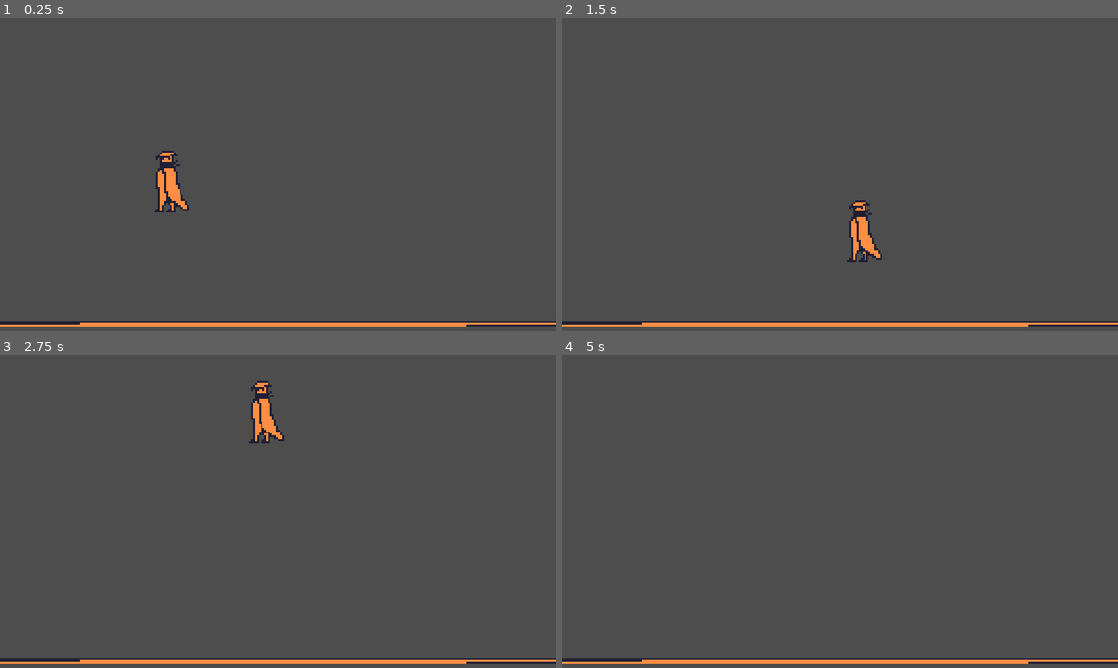
Above: before the commit, frames 1-4 (two rows, left to right).
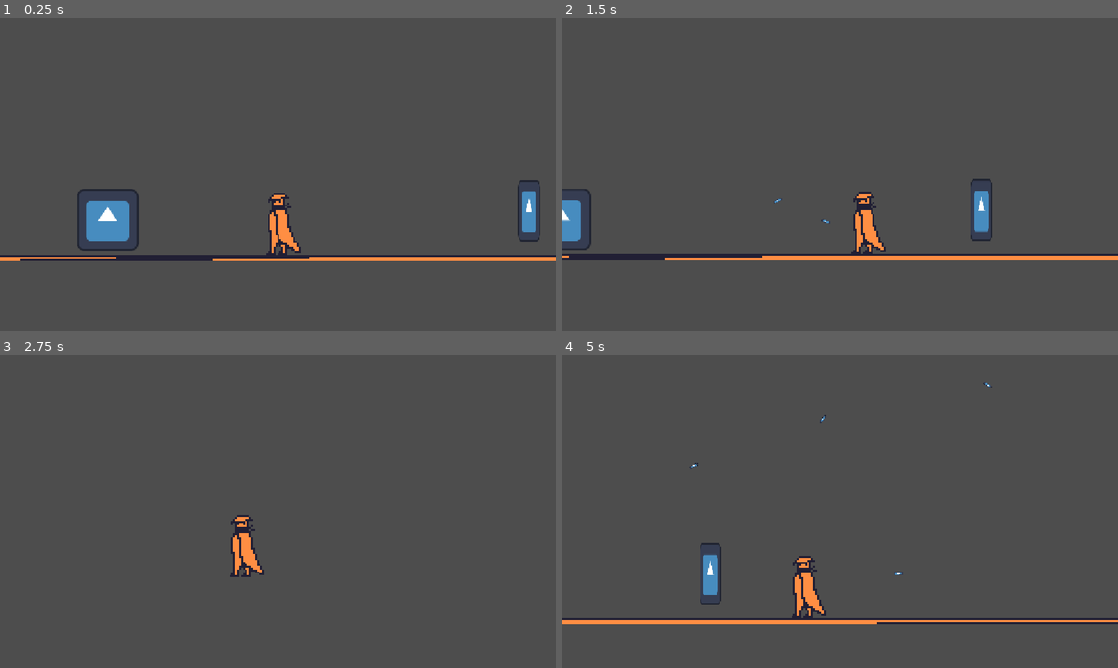
Above: after the commit, the same moments.

Repository: Juan3310/Day-of-a-serial-killer
Game: Godot game, scene res://Scenes/gameplay_tree.tscn
Same seed, same stepped clock (60 frames per second), same inputs: the game is played once before the commit and once after it. The engine's default icon, where the game draws it, is replaced by a stand-in: a white triangle on a blue panel in a dark square.
Inputs (mouse positions are in pixels of both pictures, inside the frame that each line leads up to):
- Up to frame 1 (0.25 s): no input
- Up to frame 2 (1.5 s): tap Enter at 0.5 s; move the mouse to (962, 158) at 0.52 s; hold D (Go right) from 0.53 s (still down); tap E (Action perform, bound only after the commit) at 0.6 s; tap Space (Jump) at 0.77, 1.07 s; click (962, 158) at 0.8 s; move the mouse to (728, 190) at 1.27 s; click (728, 190) at 1.35 s
- Up to frame 3 (2.75 s): tap Space (Jump) at 1.52, 1.55, 1.82 s; move the mouse to (333, 442) at 2.02 s; release D (Go right) at 2.03 s; hold A (Go left) from 2.03 s (still down); hold Space (Jump) from 2.03 s (still down); click (333, 442) at 2.17 s; tap E (Action perform, bound only after the commit) at 2.3 s
- Up to frame 4 (5 s): move the mouse to (812, 574) at 2.77 s; release A (Go left) at 2.78 s; release Space (Jump) at 2.78 s; hold D (Go right) 2.78-4.28 s; tap E (Action perform, bound only after the commit) at 2.85, 4.55 s; tap Space (Jump) at 3.02, 3.32, 4.52, 4.82 s; click (812, 574) at 3.05 s; move the mouse to (1006, 558) at 3.52 s; hold Space (Jump) 3.53-4.28 s; click (1006, 558) at 3.6 s; move the mouse to (673, 464) at 4.27 s; hold A (Go left) from 4.28 s (still down); tap Alt at 4.35 s; click (673, 464) at 4.42 s

The runs differ from the first frame. In frame 1, 6.8% of the frame differs, in the area x 0-100%, y 42-99%; in frame 2, 5.5%; in frame 3, 3.3%; in frame 4, 5.0%.

Commit message:
Improved movement, added objective
Jumping works at last, added a shooting mechanic, a poster and a target connected to it. IT WORKS

Diff:
--- /dev/null
+++ b/Scenes/bullet.tscn
@@ -0,0 +1,17 @@
+[gd_scene format=3 uid="uid://ndpmxscmqovo"]
+
+[ext_resource type="Script" uid="uid://7vljjku6jhwr" path="res://Scripts/bullet.gd" id="1_oduel"]
+[ext_resource type="Texture2D" uid="uid://b2igmh2670hie" path="res://icon.svg" id="1_xjght"]
+
+[sub_resource type="RectangleShape2D" id="RectangleShape2D_oduel"]
+size = Vector2(20, 5.5)
+
+[node name="Bullet" type="Area2D" unique_id=860861292]
+script = ExtResource("1_oduel")
+
+[node name="Icon" type="Sprite2D" parent="." unique_id=1620572746]
+scale = Vector2(0.14746095, 0.044921875)
+texture = ExtResource("1_xjght")
+
+[node name="CollisionShape2D" type="CollisionShape2D" parent="." unique_id=1488860064]
+shape = SubResource("RectangleShape2D_oduel")
--- a/Scenes/gameplay_tree.tscn
+++ b/Scenes/gameplay_tree.tscn
@@ -1,19 +1,27 @@
 [gd_scene format=3 uid="uid://su3xrm7q1xjx"]
 
+[ext_resource type="Script" uid="uid://q46b15v17pbm" path="res://Scripts/gameplay.gd" id="1_cpys3"]
 [ext_resource type="PackedScene" uid="uid://dn6dfgme65wra" path="res://Scenes/killer.tscn" id="1_um0va"]
 [ext_resource type="PackedScene" uid="uid://bjca532v6f6vy" path="res://Scenes/Ground.tscn" id="2_7rkwj"]
+[ext_resource type="PackedScene" uid="uid://dwpoki2oemcjr" path="res://Scenes/poster.tscn" id="4_dd25c"]
+[ext_resource type="PackedScene" uid="uid://c3pes6g278i82" path="res://Scenes/target.tscn" id="5_dd25c"]
 
 [node name="GameplayTree" type="Node2D" unique_id=1234816670]
+script = ExtResource("1_cpys3")
 
 [node name="Killer" parent="." unique_id=1137907393 instance=ExtResource("1_um0va")]
-position = Vector2(344, 310)
+position = Vector2(100, 552)
 
 [node name="GroundTile" parent="." unique_id=967300120 instance=ExtResource("2_7rkwj")]
 position = Vector2(66, 636)
 scale = Vector2(50, 1)
 
-[node name="GroundTile2" parent="." unique_id=1744807174 instance=ExtResource("2_7rkwj")]
-position = Vector2(-86, 589)
+[node name="Poster" parent="." unique_id=1173825111 instance=ExtResource("4_dd25c")]
+position = Vector2(621, 537)
 
-[node name="GroundTile3" parent="." unique_id=729402144 instance=ExtResource("2_7rkwj")]
-position = Vector2(-109, 523)
+[node name="Target" parent="." unique_id=226955712 instance=ExtResource("5_dd25c")]
+position = Vector2(-252, 556)
+
+[connection signal="shoot" from="Killer" to="." method="on_shoot_emit"]
+[connection signal="inspect" from="Poster" to="." method="_poster_inspected"]
+[connection signal="got_shot" from="Target" to="." method="_on_target_got_shot"]
--- a/Scenes/killer.tscn
+++ b/Scenes/killer.tscn
@@ -17,3 +17,8 @@
 [node name="CollisionShape2D" type="CollisionShape2D" parent="." unique_id=531360438]
 position = Vector2(0, 0.5)
 shape = SubResource("RectangleShape2D_4lk16")
+
+[node name="Camera2D" type="Camera2D" parent="." unique_id=339885181]
+position = Vector2(1, -100)
+position_smoothing_enabled = true
+position_smoothing_speed = 9.0
--- /dev/null
+++ b/Scenes/poster.tscn
@@ -0,0 +1,20 @@
+[gd_scene format=3 uid="uid://dwpoki2oemcjr"]
+
+[ext_resource type="Script" uid="uid://b164pcqsk6frm" path="res://Scripts/poster.gd" id="1_efwel"]
+[ext_resource type="Texture2D" uid="uid://b2igmh2670hie" path="res://icon.svg" id="1_f5i7g"]
+
+[sub_resource type="RectangleShape2D" id="RectangleShape2D_efwel"]
+size = Vector2(144.0625, 121)
+
+[node name="Poster" type="Area2D" unique_id=1173825111]
+script = ExtResource("1_efwel")
+
+[node name="Sprite2D" type="Sprite2D" parent="." unique_id=984159395]
+scale = Vector2(0.34375, 1)
+texture = ExtResource("1_f5i7g")
+
+[node name="CollisionShape2D" type="CollisionShape2D" parent="." unique_id=1260298064]
+shape = SubResource("RectangleShape2D_efwel")
+
+[connection signal="body_entered" from="." to="." method="_on_body_entered"]
+[connection signal="body_exited" from="." to="." method="_on_body_exited"]
--- /dev/null
+++ b/Scenes/target.tscn
@@ -0,0 +1,18 @@
+[gd_scene format=3 uid="uid://c3pes6g278i82"]
+
+[ext_resource type="Script" uid="uid://50oxys2nk10" path="res://Scripts/target.gd" id="1_ls7vh"]
+[ext_resource type="Texture2D" uid="uid://b2igmh2670hie" path="res://icon.svg" id="1_vq1qf"]
+
+[sub_resource type="RectangleShape2D" id="RectangleShape2D_ls7vh"]
+size = Vector2(104, 116)
+
+[node name="Target" type="Area2D" unique_id=226955712]
+script = ExtResource("1_ls7vh")
+
+[node name="Sprite2D" type="Sprite2D" parent="." unique_id=2140623388]
+texture = ExtResource("1_vq1qf")
+
+[node name="CollisionShape2D" type="CollisionShape2D" parent="." unique_id=983801997]
+shape = SubResource("RectangleShape2D_ls7vh")
+
+[connection signal="area_entered" from="." to="." method="_on_bullet_entered"]
--- /dev/null
+++ b/Scripts/bullet.gd
@@ -0,0 +1,15 @@
+extends Area2D
+
+var direction : Vector2
+var player_position : Vector2
+var speed := 125
+# Called when the node enters the scene tree for the first time.
+func _ready() -> void:
+	position = player_position
+	rotation = direction.angle()
+	print(position)
+
+
+# Called every frame. 'delta' is the elapsed time since the previous frame.
+func _process(delta: float) -> void:
+	position += direction * speed * delta
--- /dev/null
+++ b/Scripts/gameplay.gd
@@ -0,0 +1,34 @@
+extends Node2D
+
+var bullet_scene : PackedScene = load("res://Scenes/bullet.tscn")
+
+var target_checklisted : bool
+
+func _ready() -> void:
+	target_checklisted = false
+
+
+
+func _process(_delta: float) -> void:
+	pass
+
+
+func _poster_inspected() -> void:
+	if not target_checklisted:
+		target_checklisted = true
+	else:
+		print("checklisted already")
+
+func on_shoot_emit(direction, killer_position):
+	var bullet = bullet_scene.instantiate()
+
+	bullet.player_position = killer_position
+	bullet.direction = direction
+	$".".add_child(bullet)
+
+
+func _on_target_got_shot() -> void:
+	if target_checklisted:
+		print("killed the target")
+	else:
+		print("killed, but wasn't target")
--- a/Scripts/killer.gd
+++ b/Scripts/killer.gd
@@ -1,32 +1,36 @@
 extends CharacterBody2D
 
-var SPEED = 500.0
+var SPEED = 800.0
 var SPEED_NOW
-var JUMP_VELOCITY = -200.0
+var JUMP_VELOCITY = 0
+var JUMP_CAP = -600
 var ACCEL = 10
-
 
 var direction
 var looking_at = 0
 
-var can_jump : bool
+var aiming_direction : Vector2
+
+signal shoot(direction : Vector2, killer_position : Vector2)
 
 func _ready() -> void:
-	SPEED_NOW = 500
-	can_jump = true
-
+	SPEED_NOW = 0
 
 func _physics_process(delta: float) -> void:
-	if not is_on_floor():
-		velocity += get_gravity() * delta
+	aiming_direction = get_local_mouse_position().normalized()
 
 	if Input.is_action_pressed("Jump"):
-		if JUMP_VELOCITY > -900:
-			JUMP_VELOCITY -= 100
-		velocity.y = JUMP_VELOCITY
-
-
-	JUMP_VELOCITY = -200
+		if JUMP_VELOCITY >= JUMP_CAP:
+			JUMP_VELOCITY -= 50
+			velocity -= get_gravity() * 5 * delta
+		else:
+			velocity += get_gravity() * 2 * delta
+	else:
+		if is_on_floor():
+			JUMP_VELOCITY = 0
+		else:
+			velocity += get_gravity() * 2 * delta
+			JUMP_VELOCITY = -1000
 
 	direction = Input.get_axis("Go left", "Go right")
 
@@ -45,3 +49,7 @@
 		velocity.x = SPEED_NOW * looking_at
 	#velocity.x = direction * SPEED_NOW
 	move_and_slide()
+
+func _process(_delta: float) -> void:
+	if Input.is_action_just_pressed("Shoot"):
+		shoot.emit(aiming_direction, position)
--- /dev/null
+++ b/Scripts/poster.gd
@@ -0,0 +1,18 @@
+extends Area2D
+
+var player_in_range : bool
+
+signal inspect
+
+func _process(_delta: float) -> void:
+	if player_in_range:
+		if Input.is_action_just_pressed("Action perform"):
+			inspect.emit()
+
+
+func _on_body_entered(_body: CharacterBody2D) -> void:
+	player_in_range = true
+
+
+func _on_body_exited(_body: CharacterBody2D) -> void:
+	player_in_range = false
--- /dev/null
+++ b/Scripts/target.gd
@@ -0,0 +1,8 @@
+extends Area2D
+
+signal got_shot()
+
+func _on_bullet_entered(area: Area2D) -> void:
+	got_shot.emit()
+	area.queue_free()
+	queue_free()
--- a/project.godot
+++ b/project.godot
@@ -99,11 +99,46 @@
 }
 "Action perform"={
 "deadzone": 0.2,
-"events": []
+"events": [Object(InputEventKey,
+"resource_local_to_scene": false,
+"resource_name": "",
+"device": -1,
+"window_id": 0,
+"alt_pressed": false,
+"shift_pressed": false,
+"ctrl_pressed": false,
+"meta_pressed": false,
+"pressed": false,
+"keycode": 0,
+"physical_keycode": 69,
+"key_label": 0,
+"unicode": 101,
+"location": 0,
+"echo": false,
+"script": null
+)]
 }
 Shoot={
 "deadzone": 0.2,
-"events": []
+"events": [Object(InputEventMouseButton,
+"resource_local_to_scene": false,
+"resource_name": "",
+"device": -1,
+"window_id": 0,
+"alt_pressed": false,
+"shift_pressed": false,
+"ctrl_pressed": false,
+"meta_pressed": false,
+"button_mask": 1,
+"position": Vector2(230, 27),
+"global_position": Vector2(242, 87),
+"factor": 1.0,
+"button_index": 1,
+"canceled": false,
+"pressed": true,
+"double_click": false,
+"script": null
+)]
 }
 Pause={
 "deadzone": 0.2,
Not shown, added: Scripts/bullet.gd.uid
Not shown, added: Scripts/gameplay.gd.uid
Not shown, added: Scripts/poster.gd.uid
Not shown, added: Scripts/target.gd.uid
Not shown, added: Scenes/gameplay_tree.tscn1693087022.tmp
